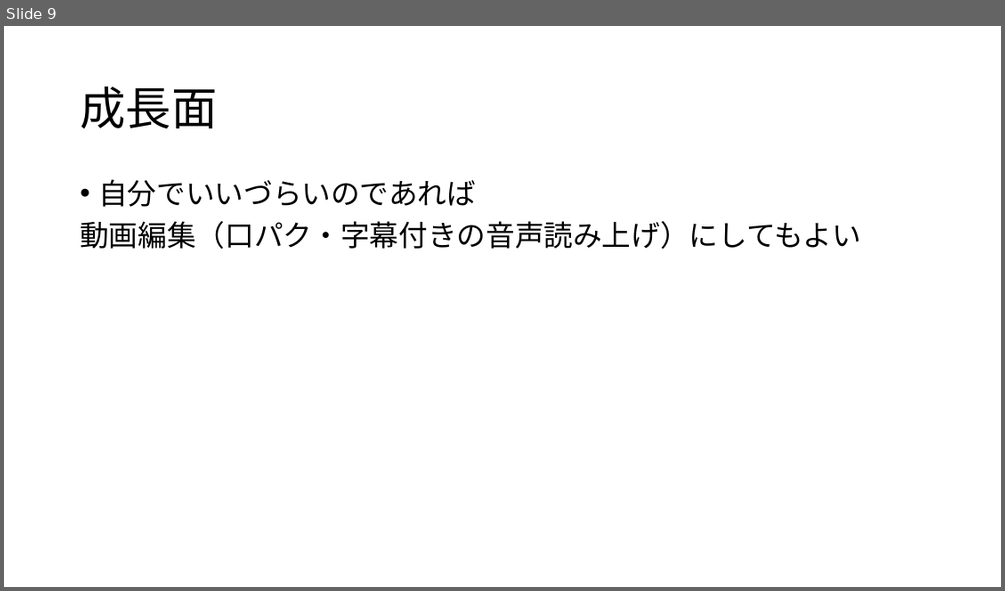
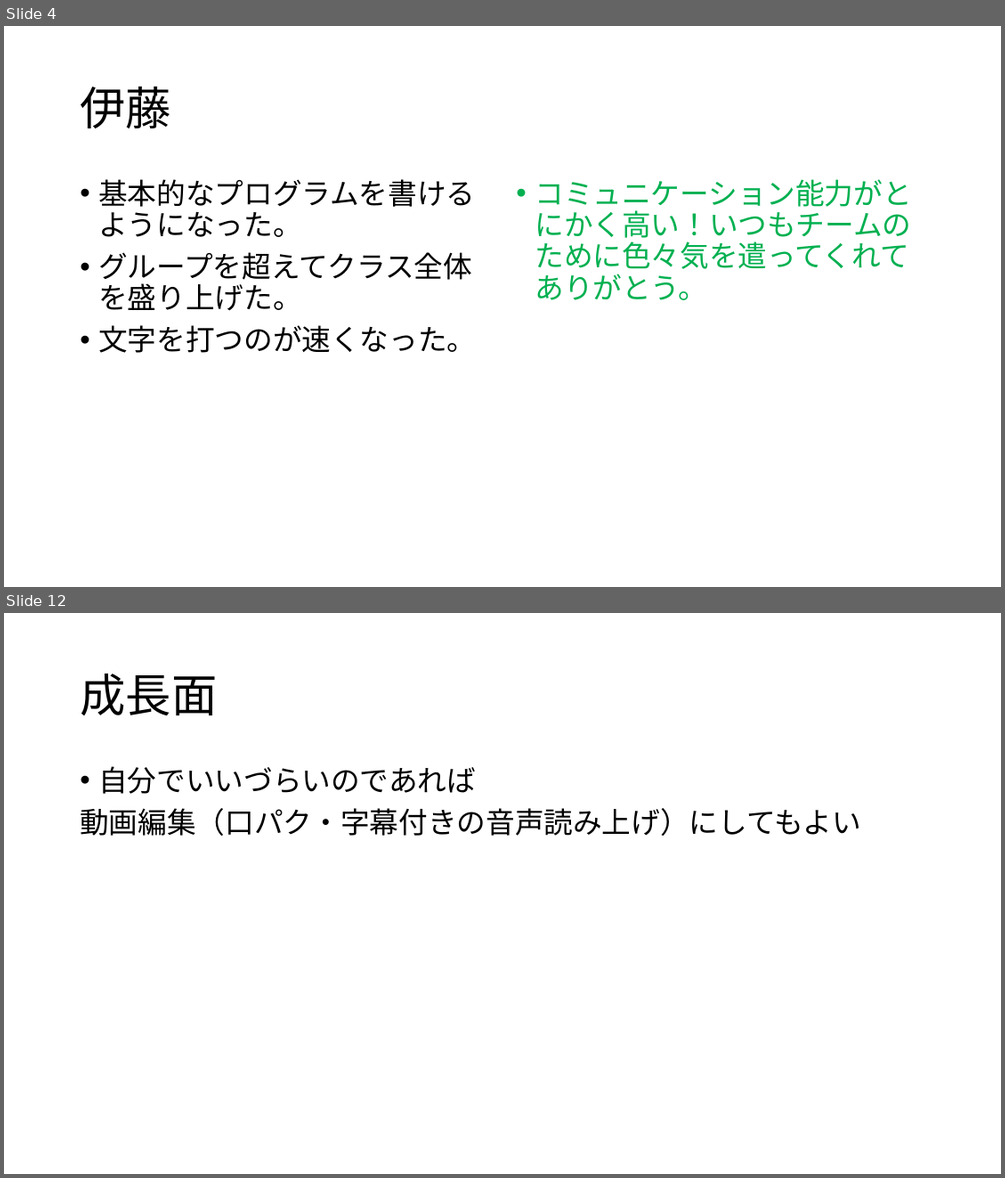
Before and after one commit to dojo2022/B-3, a slide deck: doc/成果発表会プロット.pptx. Shown one above the other, each under a label of ours: slide 9 before the commit, slides 4 and 12 after it; the slides between them are not shown. The pictures are 1005x591 and 1005x1178 pixels, drawn with LibreOffice and Linux fonts; fonts in the diff are those of the drawing. Boxes give left, top, right and bottom in pixels: in the first picture for what was removed or moved away, otherwise in the second. Text is boxed around its words. In the diff, an @@ line names an element or a change of style, - is before the commit and + after.

```diff
--- a/doc/成果発表会プロット.pptx
+++ b/doc/成果発表会プロット.pptx
@@ slide 4 added at (4,26,1001,587), background #FFFFFF @@
@@ title added at (80,87,171,128), 44 pt, text #000000 @@
+伊藤
@@ text added at (98,179,476,353), 28 pt, text #000000 @@
+• 基本的なプログラムを書けるようになった。
+• グループを超えてクラス全体を盛り上げた。
+• 文字を打つのが速くなった。
@@ text added at (534,179,911,300), 28 pt, text #00B050 @@
+• コミュニケーション能力がとにかく高い！いつもチームのために色々気を遣ってくれてありがとう。
@@ what was slide 9 is now slide 12 @@
```
Also in this commit, not shown: 6 slides changed, 6 other slides added, 2 slides removed, 3 other files.
